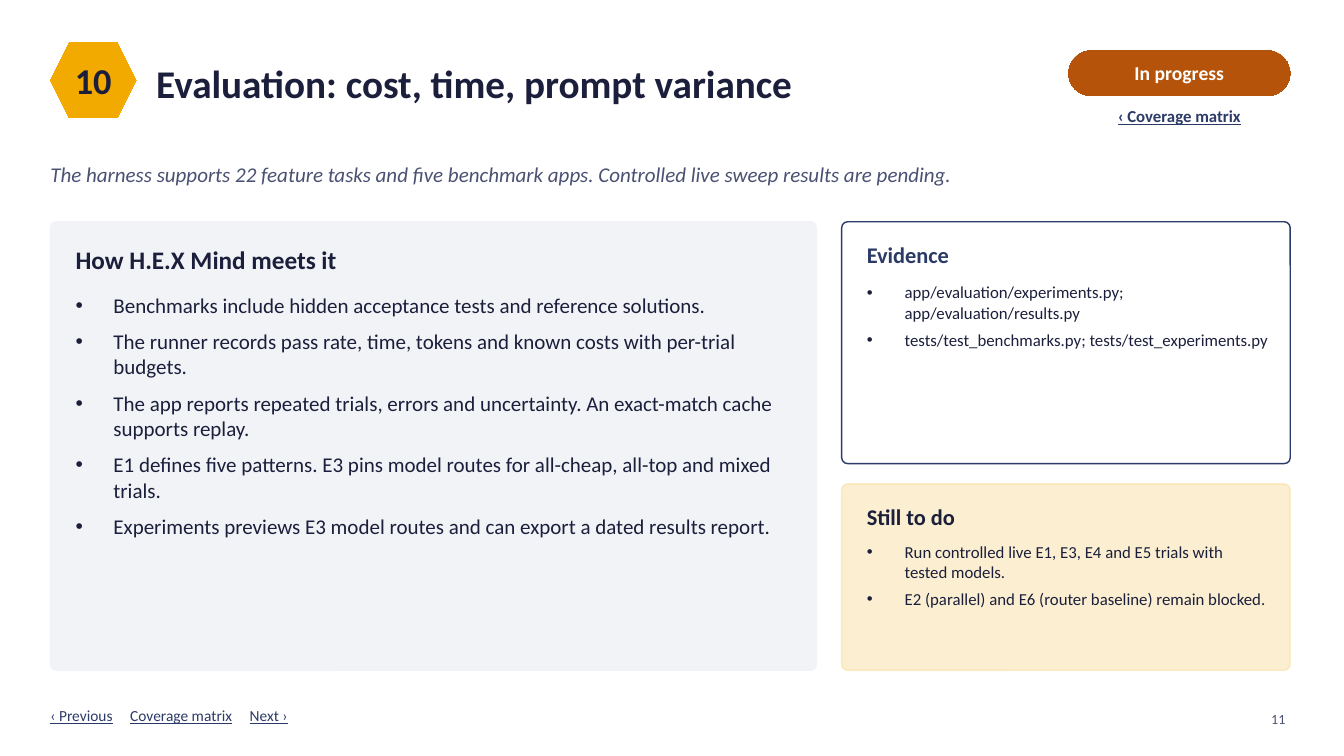
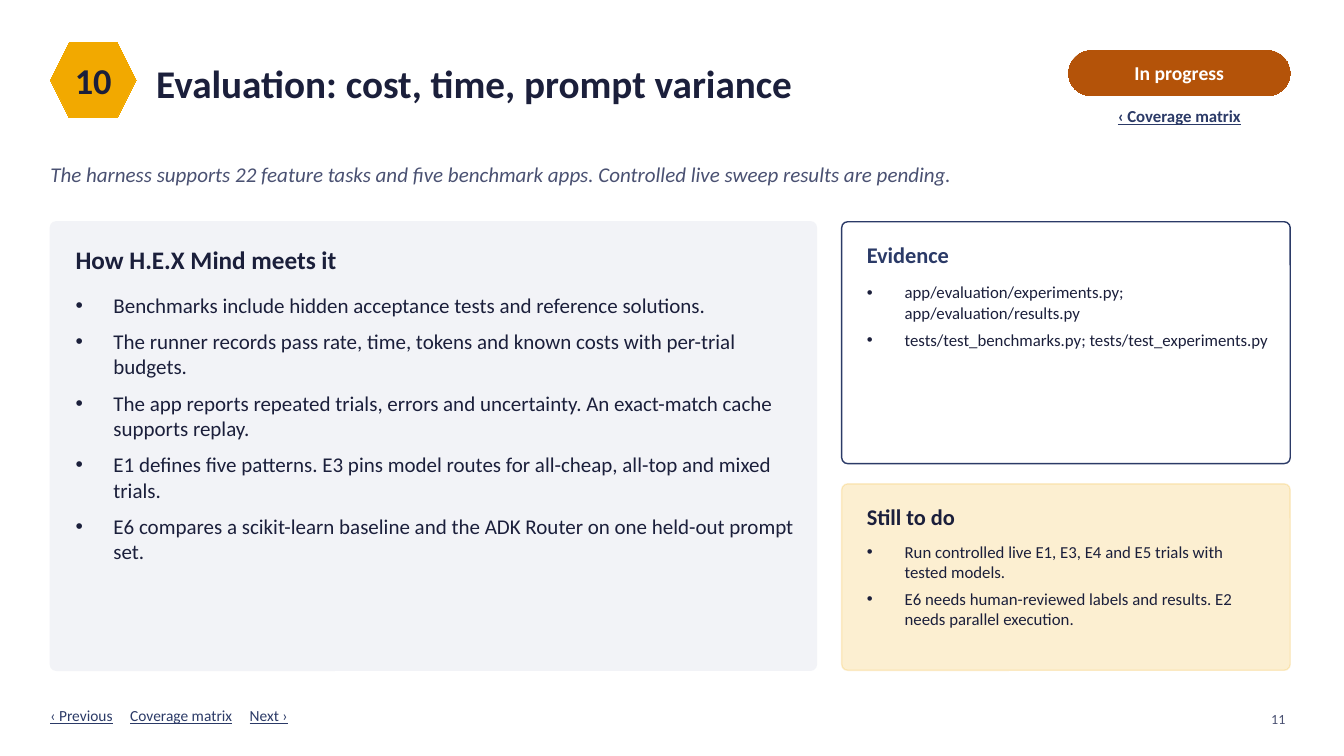
Before and after one commit to Cykikz/HEX, a slide deck: slide 11 of HEX_Mind_Requirements_Coverage_v2.pptx. Drawn at 1344x756 pixels with LibreOffice and Linux fonts; fonts in the diff are those of the drawing. Boxes give left, top, right and bottom in pixels: in the first picture for what was removed or moved away, otherwise in the second. Text is boxed around its words. In the diff, an @@ line names an element or a change of style, - is before the commit and + after.

Commit message:
Implement the E6 router baseline and comparison

```diff
--- a/HEX_Mind_Requirements_Coverage_v2.pptx
+++ b/HEX_Mind_Requirements_Coverage_v2.pptx
@@ text at [113, 519, 793, 559]: text changed @@
-• Experiments previews E3 model routes and can export a dated results report.
+• E6 compares a scikit-learn baseline and the ADK Router on one held-out prompt set.
@@ text at [905, 593, 1232, 628]: text changed @@
-• E2 (parallel) and E6 (router baseline) remain blocked.
+• E6 needs human-reviewed labels and results. E2 needs parallel execution.
```
Also in this commit, not shown: 1 other slide changed, 10 other files.
